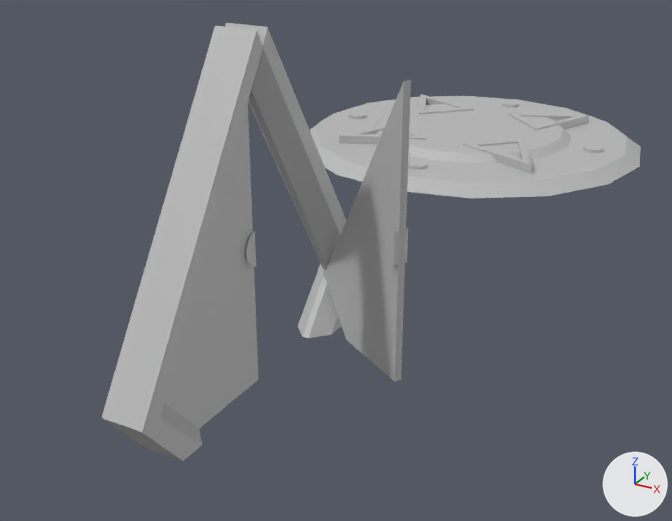
The FBX model Assets/Models/Land/asset_level_cliff_details.fbx, before and after one commit.
Rendered twice from a camera (50 mm lens) standing at (5.16, -9.16, 4.13) and looking at (-0.48, 1.08, -0.99). Arrows for +X, +Y and +Z are at lower right; the lights stay in place. Where no turn or scale is listed for an object, it has been applied to the vertices. Vertices at the same position are counted once.

In view in the first picture: 'asset_env_detail_entrance_gate', 'asset_env_detail_village_platform'.
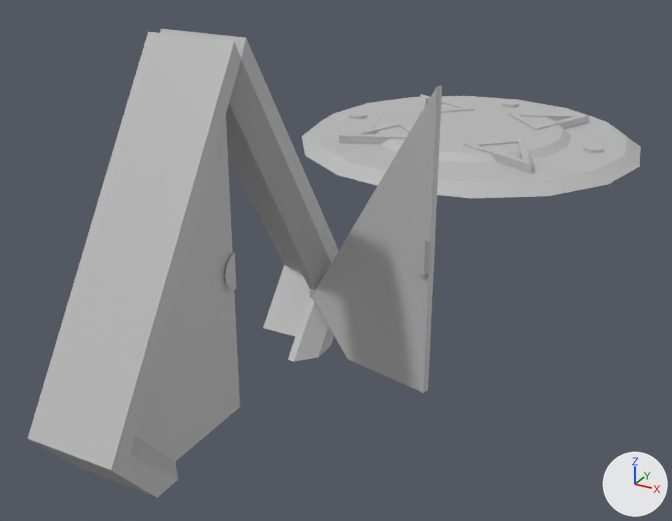
The newer file is also turned or shifted as a whole; pictures and numbers use the older file's frame.

The change in detail:
me_mesh_001 is used by ob_asset_env_detail_entrance_gate; location (-0.23, -0.29, 0.02).
me_mesh_001 had 178 vertices, 230 faces and spanned x -0.99..0.99, y -2.56..2.56, z -2.3..2.3.
me_mesh_001 now has 174 vertices, 222 faces and spans x -1.41..1.41, y -3.23..1.89, z -2.3..2.3.
me_mesh_001 part 1: the loose piece of 48 vertices spanning x -0.72..0.99, y 0.8..1.96, z -2.3..1.7 is turned 19.3 degrees about the z axis through its middle, then moved by (0.31, -0.37, 0.0).
me_mesh_001 part 2: the loose piece of 26 vertices spanning x -0.76..-0.66, y 1.88..1.98, z -1.58..-1.49 is moved by (0.16, -0.67, 0.0).
me_mesh_001 part 3: the loose piece of 78 vertices spanning x -0.99..-0.43, y -2.56..2.56, z -2.3..2.3 is rebuilt with 74 vertices and now spans x -1.41..-0.27, y -3.23..1.89, z -2.3..2.3.

Location of each change, [x1, y1, x2, y2] in pixels of the pictures (672 x 521 px; the box of a moved part takes in the faces that stretch with it):
'asset_env_detail_entrance_gate', reshaped (34% wider, 7% taller)
    before: [102, 23, 411, 461]
    after: [28, 29, 442, 498]
part 1 of me_mesh_001, moved or reshaped
    before: [324, 80, 411, 381]
    after: [312, 85, 442, 393]
part 2 of me_mesh_001, moved or reshaped
    before: [323, 270, 326, 278]
    after: [309, 289, 315, 298]
part 3 of me_mesh_001, rebuilt (27% wider, 7% taller)
    before: [102, 23, 346, 461]
    after: [28, 29, 339, 498]
